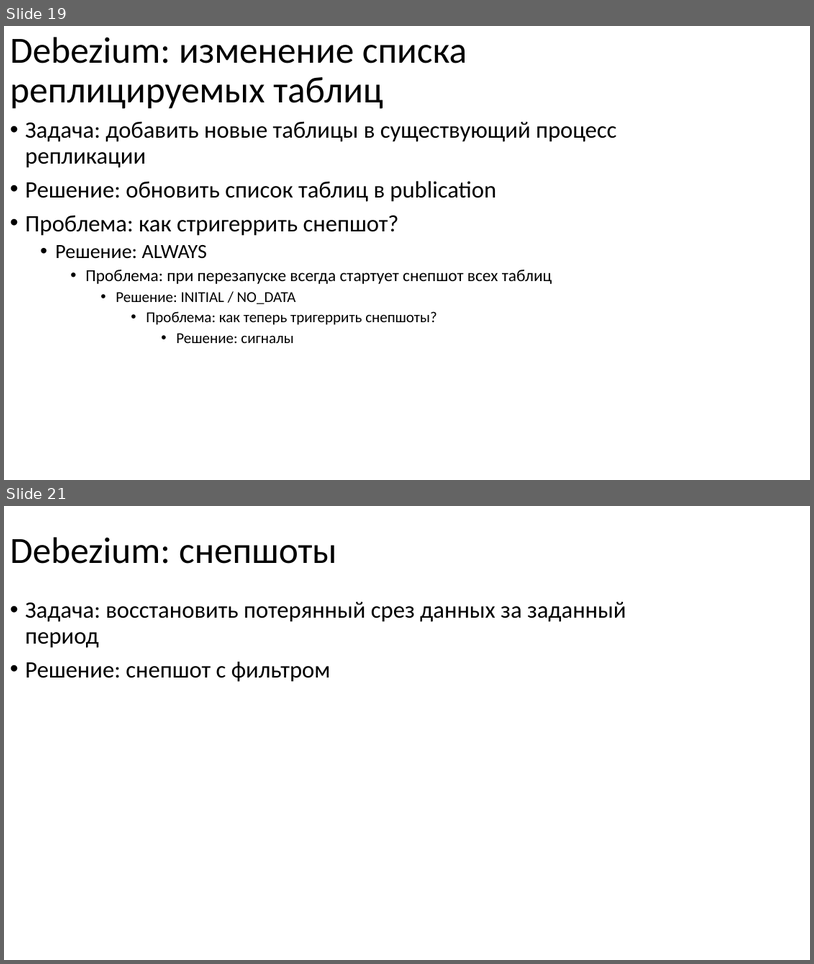
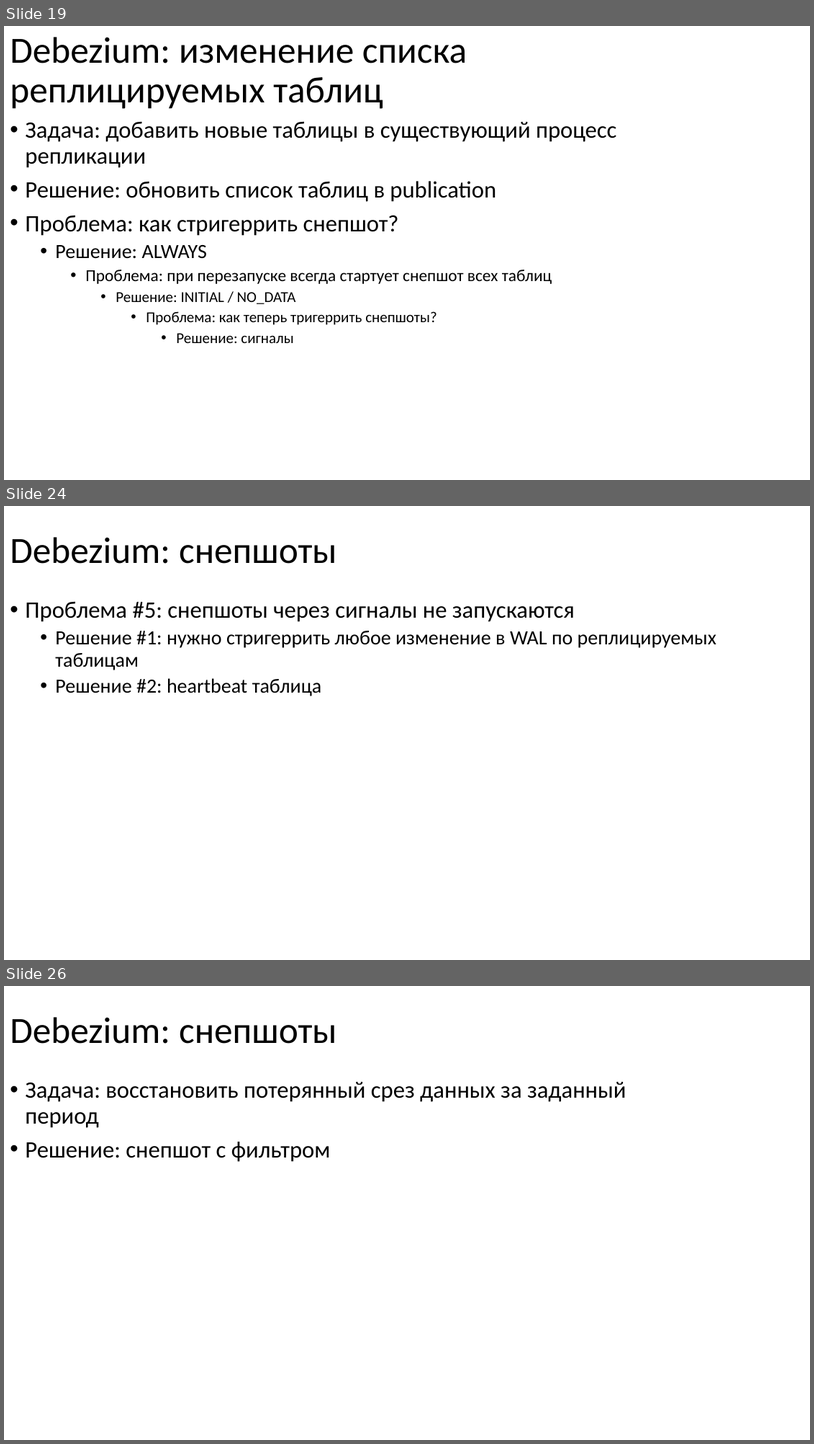
Before and after one commit to nryanov/presentations, a slide deck: smartdata/cdc-via-debezium/debezium-smartdata2025.pptx. Shown one above the other, each under a label of ours: slides 19 and 21 before the commit, slides 19, 24 and 26 after it; the slides between them are not shown. The pictures are 814x964 and 814x1444 pixels, drawn with LibreOffice and Linux fonts; fonts in the diff are those of the drawing. Boxes give left, top, right and bottom in pixels: in the first picture for what was removed or moved away, otherwise in the second. Text is boxed around its words. In the diff, an @@ line names an element or a change of style, - is before the commit and + after.

Commit message:
doc: update debezium presentation

```diff
--- a/smartdata/cdc-via-debezium/debezium-smartdata2025.pptx
+++ b/smartdata/cdc-via-debezium/debezium-smartdata2025.pptx
@@ slide 24 added at [4,506,810,960], background #FFFFFF @@
@@ title added at [10,537,337,564], 44 pt, text #000000 @@
+Debezium: снепшоты
@@ text added at [25,601,717,696], 24 pt, text #000000 @@
+• Проблема #5: снепшоты через сигналы не запускаются
+  • Решение #1: нужно стригеррить любое изменение в WAL по реплицируемых таблицам
+  • Решение #2: heartbeat таблица
@@ what was slide 21 is now slide 26 @@
```
Also in this commit, not shown: 1 slide changed, 4 other slides added.
